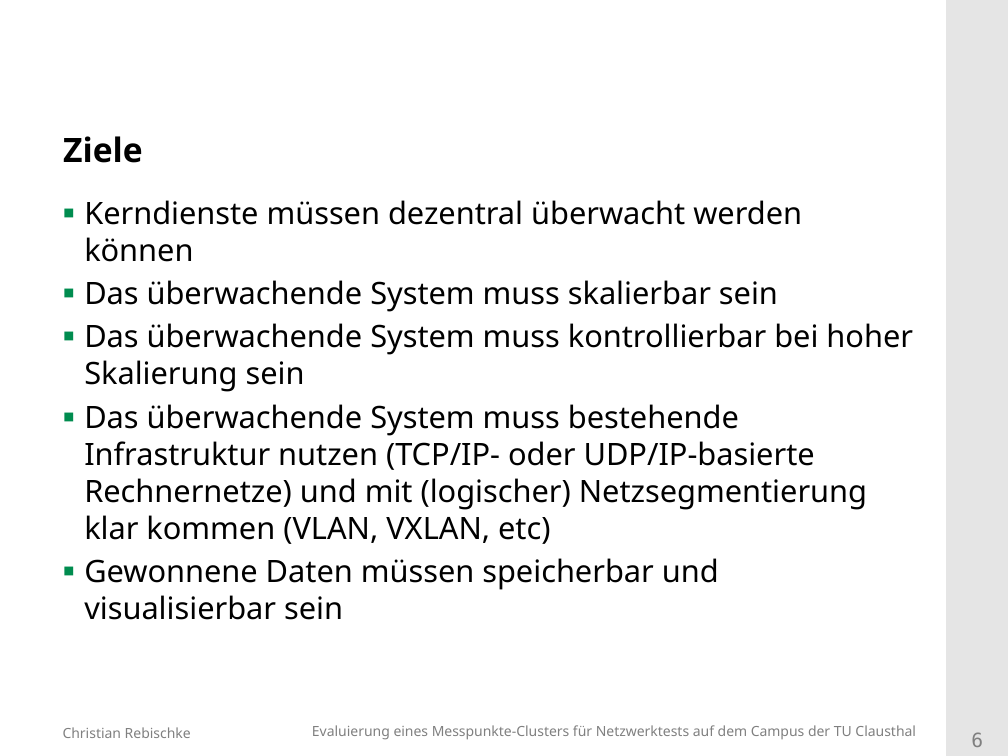
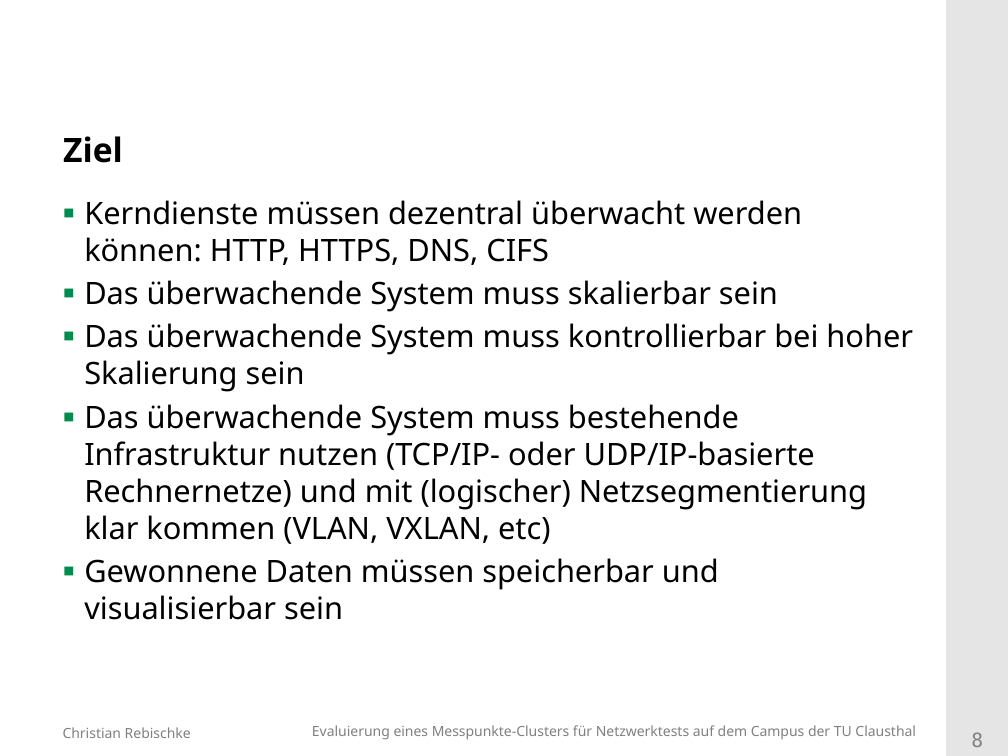
Before and after one commit to shibumi/bachelor-kolloquium, a slide deck: slide 8 of vortrag.odp (slide 6 before the commit). Drawn at 1008x756 pixels with LibreOffice and Linux fonts; fonts in the diff are those of the drawing; background and template pictures are left out. Boxes give left, top, right and bottom in pixels: in the first picture for what was removed or moved away, otherwise in the second. Text is boxed around its words. In the diff, an @@ line names an element or a change of style, - is before the commit and + after.

```diff
--- a/vortrag.odp
+++ b/vortrag.odp
@@ title at [63, 136, 123, 163]: text changed @@
-Ziele
+Ziel
@@ text at [84, 200, 802, 265]: text changed @@
-▪ Kerndienste müssen dezentral überwacht werden können
+▪ Kerndienste müssen dezentral überwacht werden können: HTTP, HTTPS, DNS, CIFS
@@ page number at [971, 732, 983, 747]: text changed @@
-6
+8
```
Also in this commit, not shown: 1 other slide changed, 1 slide added, 1 slide removed.
